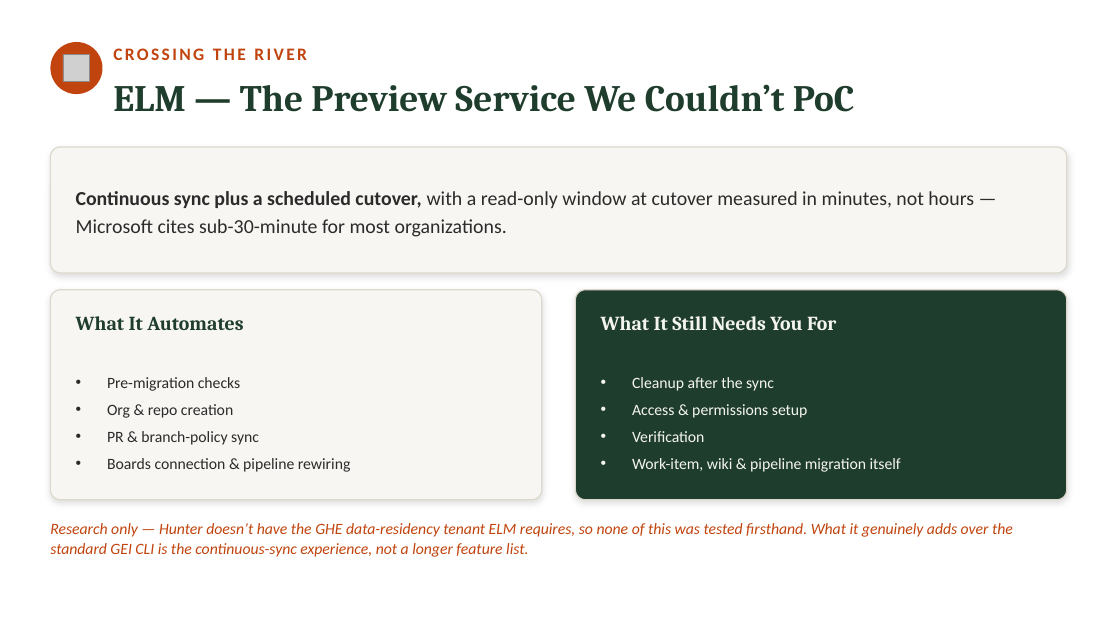
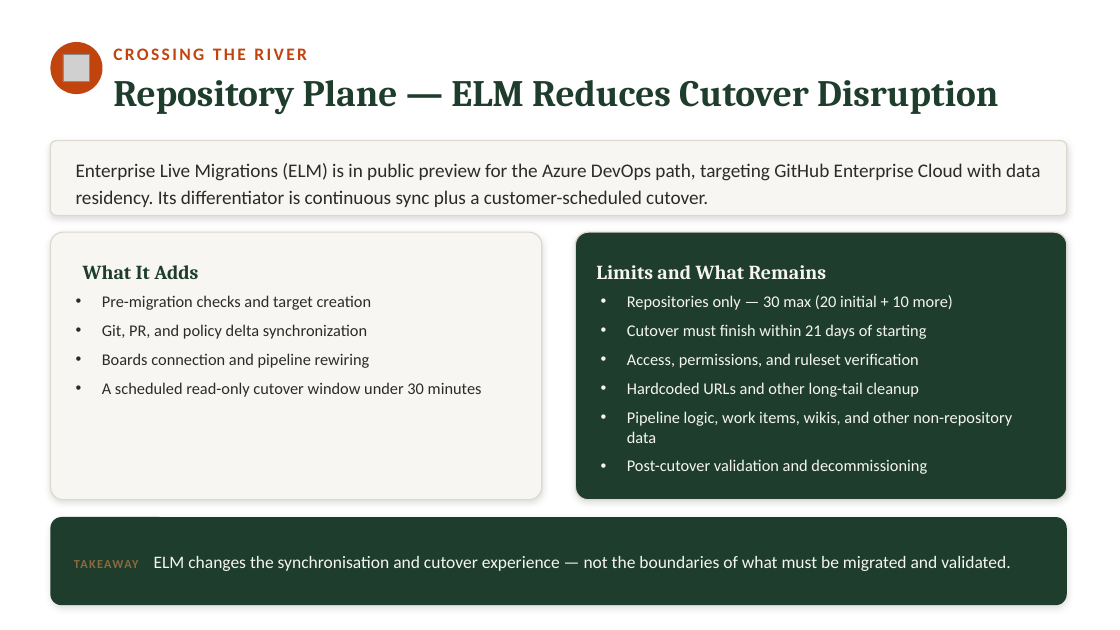
Before and after one commit to neumann1990/Azure_DevOps_To_GitHub, a slide deck: slide 24 of Claude outputs/azure-devops-to-github-the-great-migration-FULL-DECK.pptx (slide 26 before the commit). Drawn at 1120x630 pixels with LibreOffice and Linux fonts; fonts in the diff are those of the drawing; grey boxes stand for pictures. Boxes give left, top, right and bottom in pixels: in the first picture for what was removed or moved away, otherwise in the second. Text is boxed around its words. In the diff, an @@ line names an element or a change of style, - is before the commit and + after.

Commit message:
Updated deck

```diff
--- a/Claude outputs/azure-devops-to-github-the-great-migration-FULL-DECK.pptx
+++ b/Claude outputs/azure-devops-to-github-the-great-migration-FULL-DECK.pptx
@@ text at box(113, 80, 998, 114): text changed @@
-ELM — The Preview Service We Couldn’t PoC
+Repository Plane — ELM Reduces Cutover Disruption
@@ rounded rectangle: place and size @@
-rounded rectangle at box(50, 147, 1067, 273)
+rounded rectangle at box(50, 140, 1067, 215)
@@ text at box(76, 163, 1041, 207): text changed; size 17 to 16.5 pt @@
-Continuous sync plus a scheduled cutover, with a read-only window at cutover measured in minutes, not hours — Microsoft cites sub-30-minute for most organizations.
+Enterprise Live Migrations (ELM) is in public preview for the Azure DevOps path, targeting GitHub Enterprise Cloud with data residency. Its differentiator is continuous sync plus a customer-scheduled cutover.
@@ rounded rectangle: place and size @@
-rounded rectangle at box(50, 290, 542, 500)
+rounded rectangle at box(50, 232, 542, 500)
@@ rounded rectangle: place and size @@
-rounded rectangle at box(576, 290, 1067, 500)
+rounded rectangle at box(576, 232, 1067, 500)
@@ text at box(83, 265, 198, 279): text changed @@
-What It Automates
+What It Adds
@@ text at box(596, 265, 827, 279): text changed @@
-What It Still Needs You For
+Limits and What Remains
@@ text at box(102, 295, 482, 397): text changed; size 13.5 to 14 pt @@
-• Pre-migration checks
-• Org & repo creation
-• PR & branch-policy sync
-• Boards connection & pipeline rewiring
+• Pre-migration checks and target creation
+• Git, PR, and policy delta synchronization
+• Boards connection and pipeline rewiring
+• A scheduled read-only cutover window under 30 minutes
@@ vertical alignment middle to top in 3 elements at box(102, 295, 482, 397), box(113, 80, 998, 114), box(627, 295, 1012, 474) @@
@@ text at box(627, 295, 1012, 474): text changed; size 13.5 to 14 pt @@
-• Cleanup after the sync
-• Access & permissions setup
-• Verification
-• Work-item, wiki & pipeline migration itself
+• Repositories only — 30 max (20 initial + 10 more)
+• Cutover must finish within 21 days of starting
+• Access, permissions, and ruleset verification
+• Hardcoded URLs and other long-tail cleanup
+• Pipeline logic, work items, wikis, and other non-repository data
+• Post-cutover validation and decommissioning
@@ text "TAKEAWAY ELM changes the synchronisation ..." at box(154, 556, 1010, 571): vertical alignment top to middle @@
@@ rounded rectangle added at box(50, 518, 1067, 606), fill #1F3D2C @@
@@ text at box(154, 556, 1010, 571): text changed; size 13.5 to 15 pt; text colour #C1440E to #F5F5F0; italic off @@
-Research only — Hunter doesn’t have the GHE data-residency tenant ELM requires, so none of this was tested firsthand. What it genuinely adds over the standard GEI CLI is the continuous-sync experience, not a longer feature list.
+TAKEAWAY ELM changes the synchronisation and cutover experience — not the boundaries of what must be migrated and validated.
```
Also in this commit, not shown: 39 other slides changed, 6 slides added, 7 slides removed.
